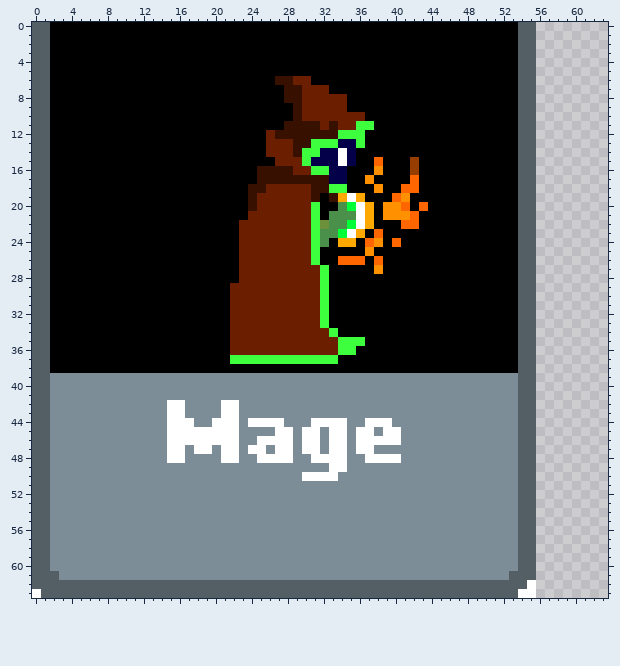
Pixel-art sprite, stored at Kingdom Defense.gmx/sprites/images/sCard_unit6_1.png. Above: the version before the commit.
The file is 64x64 pixels. Colours within 5 levels of each other are drawn and written as one.
Once edited:
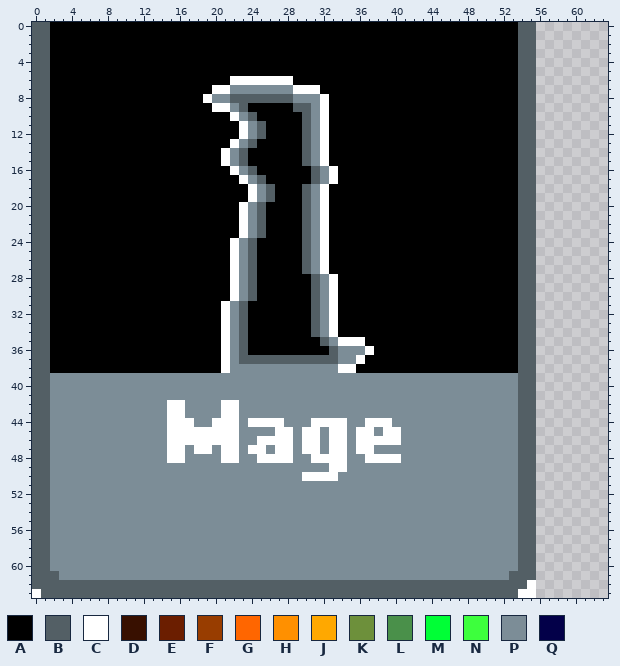
Palette (. is transparent): A #000000  B #535f65  C #ffffff  D #381000  E #6b1e00  F #983d00  G #ff6600  H #ff9000  J #ffa800  K #6d903b  L #4a904a  M #00ff36  N #3dff3d  P #7c8d97  Q #030049
What changed:
Changed rows in their new state; - is an unchanged pixel.
first column x 19:
 6 ---CCCCCCCAA-------------
 7 -CCPPPPPPPCCCA-----------
 8 CPPBBBBBBBPPPCAA---------
 9 -CCPB-----BBPCAA---------
10 ---CPB----ABPCAAAA-------
11 ----CPB--AABPCAAAAA------
12 ----CPBAAAABPCAAAA-------
13 ---CPB-AAAABPCAAAA-------
14 --CPB--AAAABPCAAA--------
15 --CPB---AAABPCAAA--A---A-
16 ---CPBAAAAAABPCA---A---A-
17 ----CPBAAAAABPCA--A----A-
18 -----CPBAAABPCAA---A--AA-
19 -----CPBAAABPCAAAA---AA--
20 ----CPBAAAABPC-AAAA-AAA-A
21 ----CPBAAAABPCAAAAA-AAAA-
22 ----CPBAAAABPCAAAAA---AA-
23 ----CPBAAAABPCAAAA-A-----
24 ---CPBAAAAABPC-AA-AA-A---
25 ---CPBAAAAABPC----A------
26 ---CPBAAAAABPC-AAA-A-----
27 ---CPBAAAAABPC-----A-----
28 ---CPBAAAAAABPC----------
29 ---CPBAAAAAABPC----------
30 ---CPBAAAAAABPC----------
31 --CPBAAAAAAABPC----------
32 --CPBAAAAAAABPC----------
33 --CPBAAAAAAABPC----------
34 --CPBAAAAAAABPC----------
35 --CPBAAAAAAAABPCCC-------
36 --CPBAAAAAAAAABPPPC------
37 --CPBBBBBBBBBBBPPC-------
38 --CPPPPPPPPPPPPCC--------
Where, in picture pixels (left, top, right, bottom), the same in both pictures:
changed: (203, 76, 428, 373)
